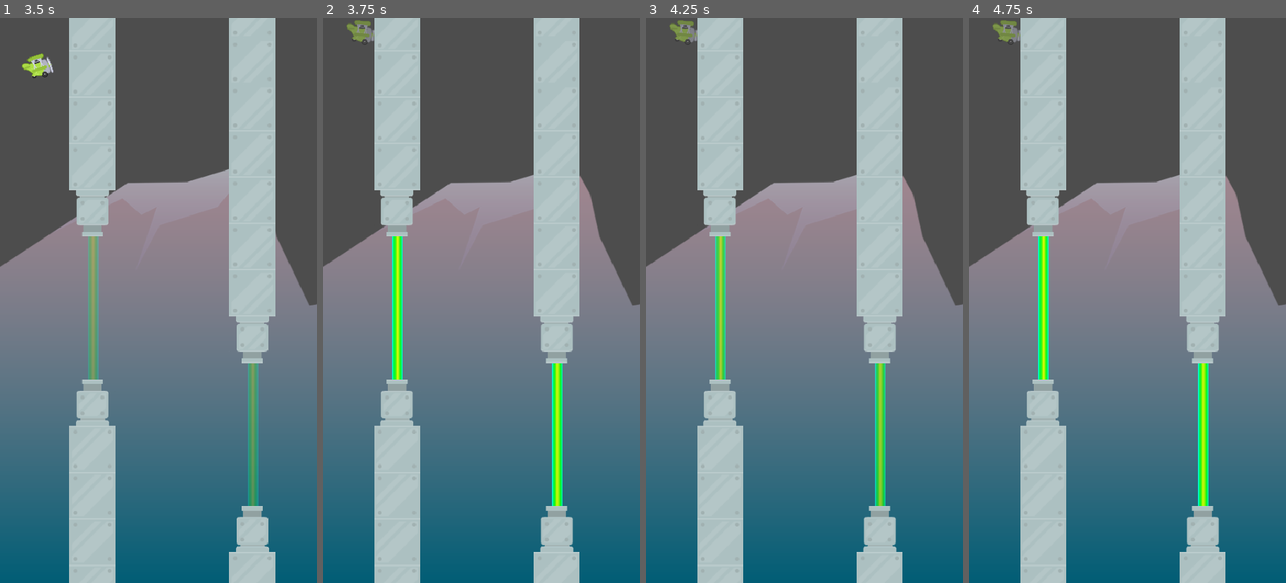
Above: before the commit, frames 1-4 (left to right).
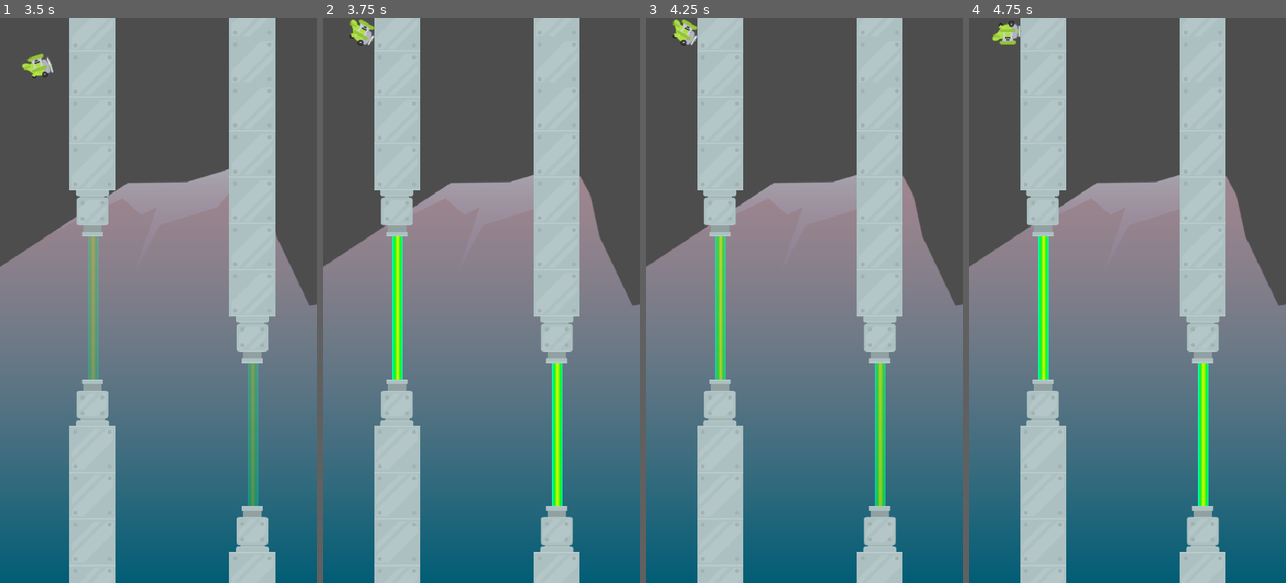
Above: after the commit, the same moments.

Repository: ligarius20fps/kurs-godot
Game: Godot game, scene res://Scenes/Game/Game.tscn
Same seed, same stepped clock (60 frames per second), same inputs: the game is played once before the commit and once after it.
Inputs:
- Up to frame 1 (3.5 s): hold Space (jump) 0.53-1.28 s; tap Space (jump) at 1.35, 1.52, 1.82, 2.85, 3.02, 3.32 s; hold Space (jump) 2.03-2.78 s
- Up to frame 2 (3.75 s): hold Space (jump) from 3.53 s (still down)
- Up to frame 3 (4.25 s): keep holding Space (jump)
- Up to frame 4 (4.75 s): release Space (jump) at 4.28 s; tap Space (jump) at 4.35, 4.52 s

Frame 1 is identical in both runs. In frame 2, 0.3% of the frame differs, in the area x 7-17%, y 0-5%; in frame 3, 0.3%; in frame 4, 0.3%.

Commit message:
podszlifowanie - animacja samolotu gdy ginie

Diff:
--- a/tappy/Scenes/Game/Game.gd
+++ b/tappy/Scenes/Game/Game.gd
@@ -37,5 +37,5 @@
 
 func freeze_all():
 	spawn_timer.stop()
-	get_tree().paused = true
+	pipes_holder.get_tree().paused = true
 	game_over.play()
--- a/tappy/Scenes/Game/Game.tscn
+++ b/tappy/Scenes/Game/Game.tscn
@@ -7,6 +7,7 @@
 [ext_resource type="AudioStream" uid="uid://wjnyhwhbyrd" path="res://Assets/audio/game_over.wav" id="5_y3kpf"]
 
 [node name="Game" type="Node"]
+process_mode = 3
 script = ExtResource("1_y3kpf")
 
 [node name="Rocks1" type="Sprite2D" parent="."]
@@ -14,12 +15,13 @@
 texture = ExtResource("1_rdw05")
 metadata/_edit_lock_ = true
 
-[node name="TappyPlane" parent="." instance=ExtResource("2_gwu2e")]
-position = Vector2(57, 58)
-
 [node name="Barrier" parent="." instance=ExtResource("3_xbxml")]
 
 [node name="PipesHolder" type="Node" parent="."]
+process_mode = 1
+
+[node name="TappyPlane" parent="." instance=ExtResource("2_gwu2e")]
+position = Vector2(57, 58)
 
 [node name="UpperPipeSpawner" type="Marker2D" parent="."]
 position = Vector2(561, 125)
--- a/tappy/Scenes/TappyPlane/TappyPlane.gd
+++ b/tappy/Scenes/TappyPlane/TappyPlane.gd
@@ -1,5 +1,12 @@
 class_name TappyPlane
 extends CharacterBody2D
+
+# trzy statusy samolotu
+# ALIVE - można skakać i obrót zależy od prędkości
+# DYING - gdy się dotknęło przeszkody, to przechodzi na ten status i cały czas się szybko kręci
+@onready var dying_timer: Timer = $DyingTimer
+# DIED - po chwili po statusie DYING przechodzi na ten status i samolot jest do góry nogami
+enum PLANE_STATUS {ALIVE, DYING, DIED}
 
 @onready var engine_sound: AudioStreamPlayer = $EngineSound
 
@@ -8,7 +15,7 @@
 var gravity: float = ProjectSettings.get("physics/2d/default_gravity")
 const JUMP_POWER: float = -500.0
 var jumped: bool = false
-var alive = true
+var plane_status = PLANE_STATUS.ALIVE
 @onready var animated_sprite_2d: AnimatedSprite2D = $AnimatedSprite2D
 
 
@@ -24,28 +31,40 @@
 
 # jak samolot umarł
 func die():
-	# będzie duszkiem
-	animated_sprite_2d.modulate = Color(1,1,1,0.5)
+	animated_sprite_2d.pause()
 	# silnik przestaje warkotać
 	engine_sound.stop()
-	# nie żyje
-	alive = false
-	get_tree().paused = true
+	# umiera, czyli się kręci
+	plane_status = PLANE_STATUS.DYING
+	#get_tree().paused = true
 	emit_signal("plane_died")
+	velocity = Vector2()
+	dying_timer.start()
+
+func _died():
+	plane_status = PLANE_STATUS.DIED
 
 func _physics_process(delta: float) -> void:
-	# jak jest na podłodze, to giń
-	if is_on_floor():
-		die()
-	if alive:
-		# spadamy
-		velocity.y += gravity * delta
-		# żeby prędkość się zgadzała z rotacją,
-		# rotacja to arkustangens z prędkości
-		rotation = atan(velocity.y / 1000)
-		# skocz
-		if jumped:
-			velocity.y = JUMP_POWER
-			jumped = !jumped
+	match plane_status:
+		PLANE_STATUS.ALIVE:
+			# spadamy
+			velocity.y += gravity * delta
+			# żeby prędkość się zgadzała z rotacją,
+			# rotacja to arkustangens z prędkości
+			rotation = atan(velocity.y / 1000)
+			# skocz
+			if jumped:
+				velocity.y = JUMP_POWER
+				jumped = !jumped
+			# jak jest na podłodze, to giń
+			if is_on_floor():
+				die()
+		PLANE_STATUS.DYING:
+			rotate(8 * PI * delta)
+		PLANE_STATUS.DIED:
+			rotation = 0
+			scale = Vector2(1,-1)
+			get_tree().paused = true
+			set_physics_process(false)
 	# rusz obiektem, to jest na samym końcu
 	move_and_slide()
--- a/tappy/Scenes/TappyPlane/TappyPlane.tscn
+++ b/tappy/Scenes/TappyPlane/TappyPlane.tscn
@@ -58,3 +58,8 @@
 volume_db = -10.0
 autoplay = true
 parameters/looping = true
+
+[node name="DyingTimer" type="Timer" parent="."]
+one_shot = true
+
+[connection signal="timeout" from="DyingTimer" to="." method="_died"]
